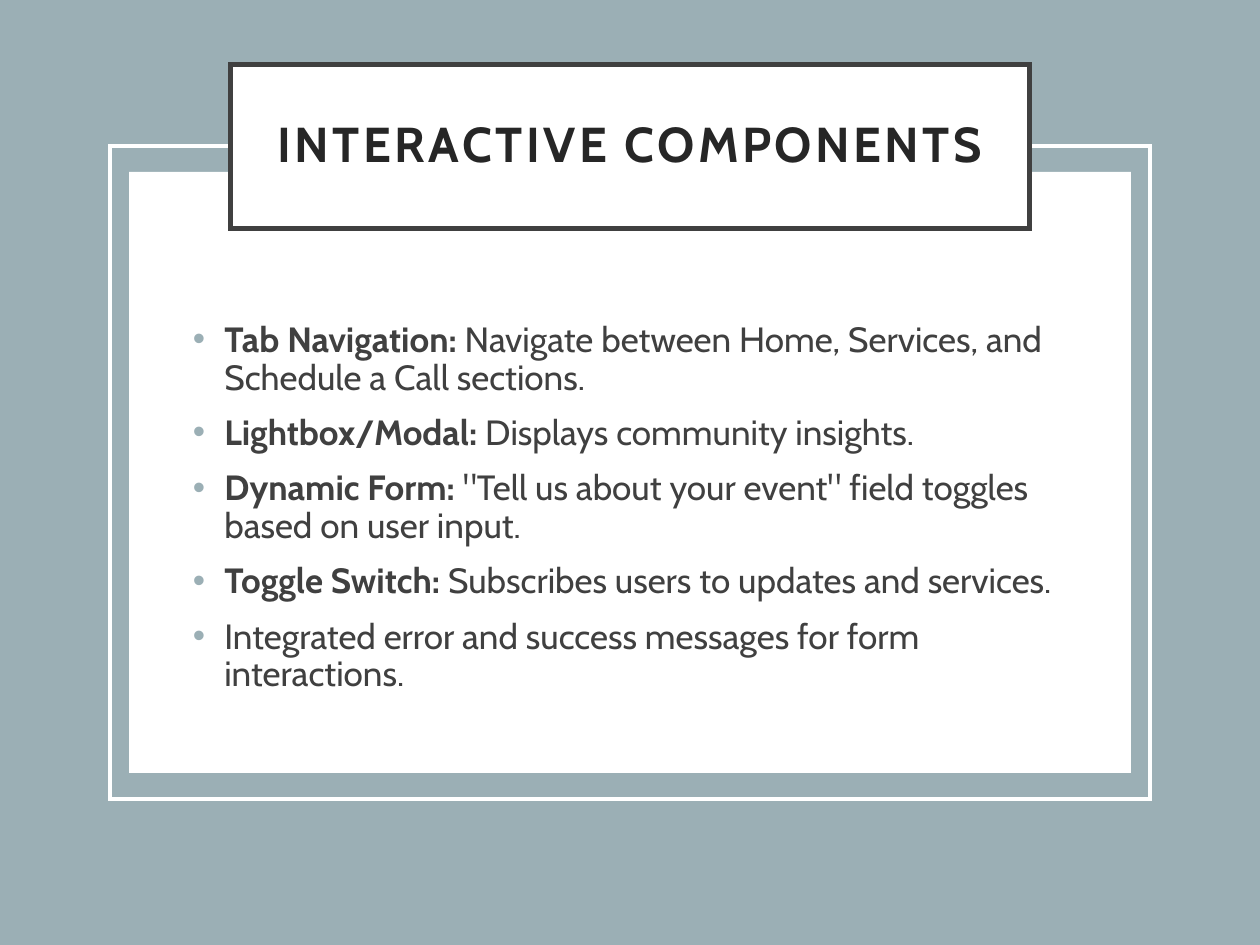
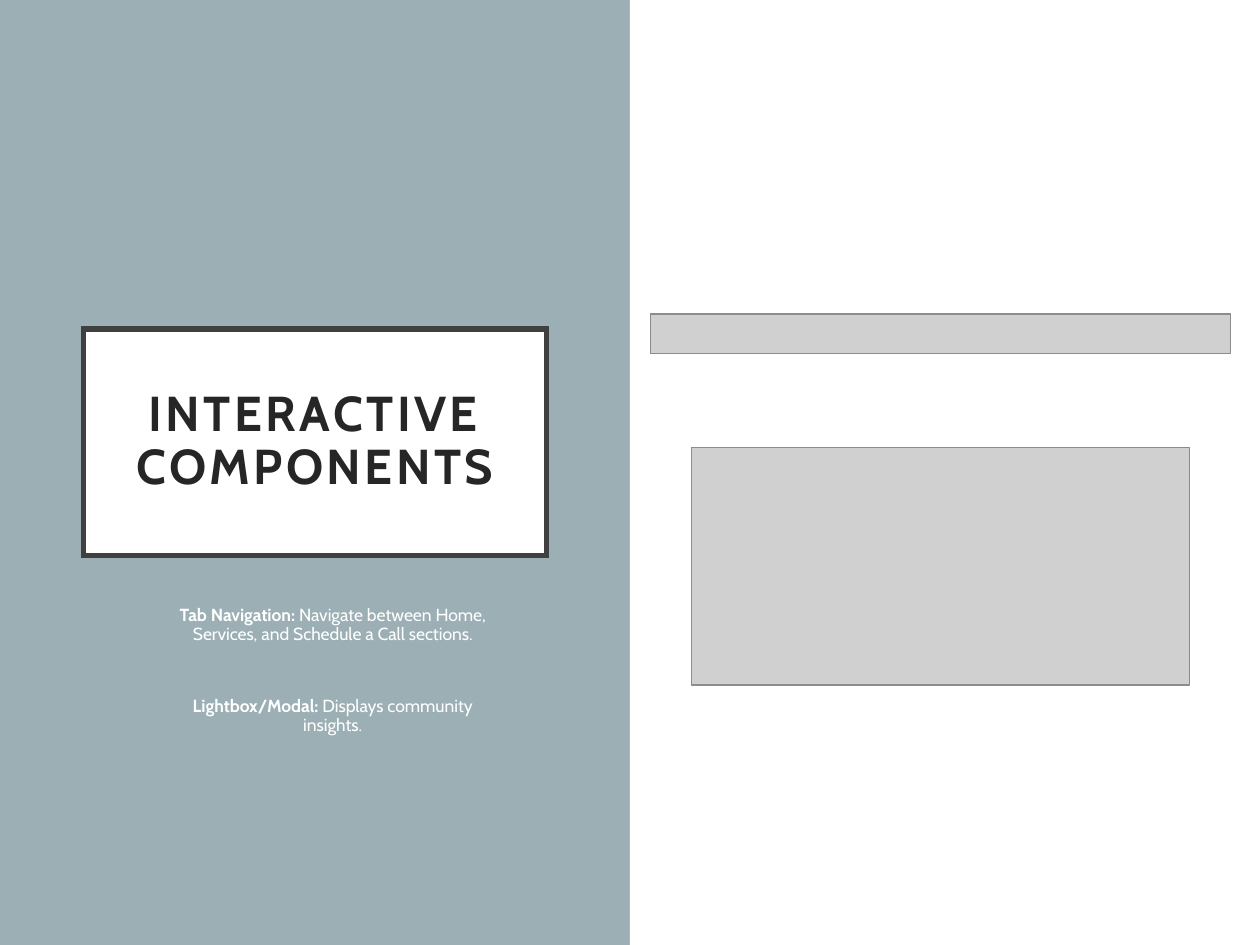
Before and after one commit to bhun0002/CST8914_GRP_SPA, a slide deck: slide 3 of Group_3_Final_PPT.pptx. Drawn at 1260x945 pixels with LibreOffice and Linux fonts; fonts in the diff are those of the drawing; grey boxes stand for pictures. Boxes give left, top, right and bottom in pixels: in the first picture for what was removed or moved away, otherwise in the second. Text is boxed around its words. In the diff, an @@ line names an element or a change of style, - is before the commit and + after.

```diff
--- a/Group_3_Final_PPT.pptx
+++ b/Group_3_Final_PPT.pptx
@@ background #FFFFFF to #9BAFB5 @@
@@ rectangle removed at box(0, 0, 1260, 945) @@
@@ rectangle: place and size @@
-rectangle at box(129, 171, 1130, 772)
+rectangle at box(630, 0, 1260, 945)
@@ rectangle removed at box(110, 146, 1150, 799) @@
@@ title "INTERACTIVE COMPONENTS": place and size @@
-title "INTERACTIVE COMPONENTS" at box(231, 64, 1029, 228)
+title "INTERACTIVE COMPONENTS" at box(83, 329, 547, 556)
@@ picture added at box(650, 314, 1230, 354) @@
@@ picture added at box(692, 447, 1189, 685) @@
@@ subtitle at box(224, 473, 1052, 687): paragraphs removed @@
-• Dynamic Form: "Tell us about your event" field toggles based on user input.
-• Toggle Switch: Subscribes users to updates and services.
-• Integrated error and success messages for form interactions.
@@ subtitle "Tab Navigation: Navigate between Home, ...": place and size @@
-subtitle "Tab Navigation: Navigate between Home, ..." at box(224, 325, 1052, 687)
+subtitle "Tab Navigation: Navigate between Home, ..." at box(180, 608, 486, 735)
@@ subtitle "Tab Navigation: Navigate between Home, ..." at box(180, 608, 486, 735): size 20 to 10 pt, text colour #404040 to #FFFFFF; alignment left to centre @@
```
Also in this commit, not shown: 1 other slide changed, 1 slide added, 1 slide removed.
